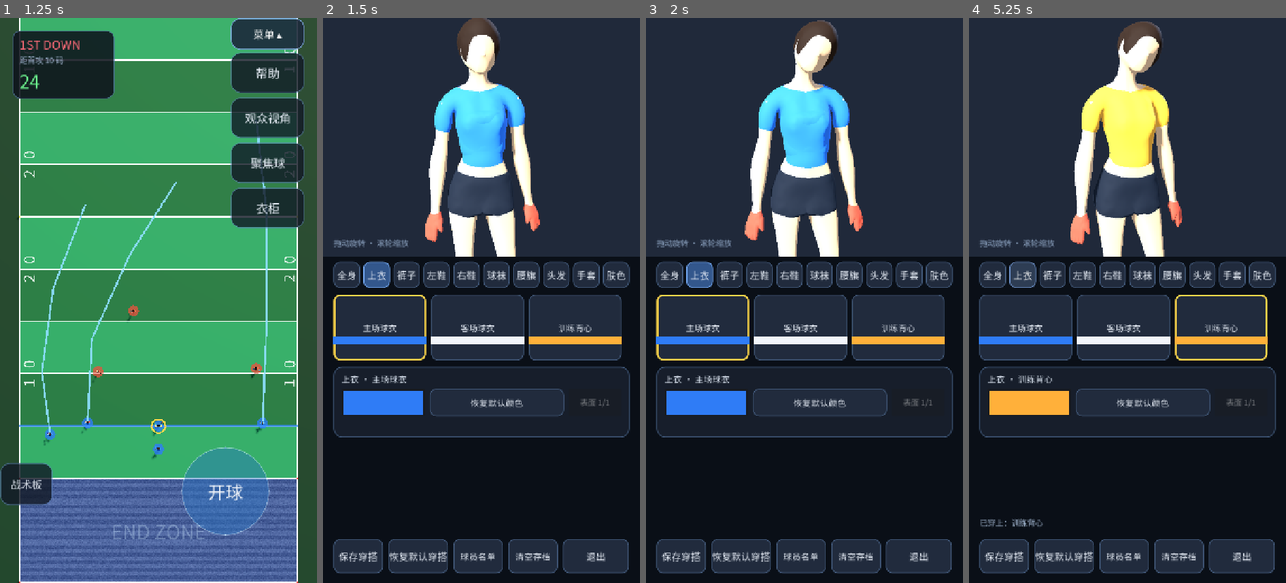
Above: before the commit, frames 1-4 (left to right).
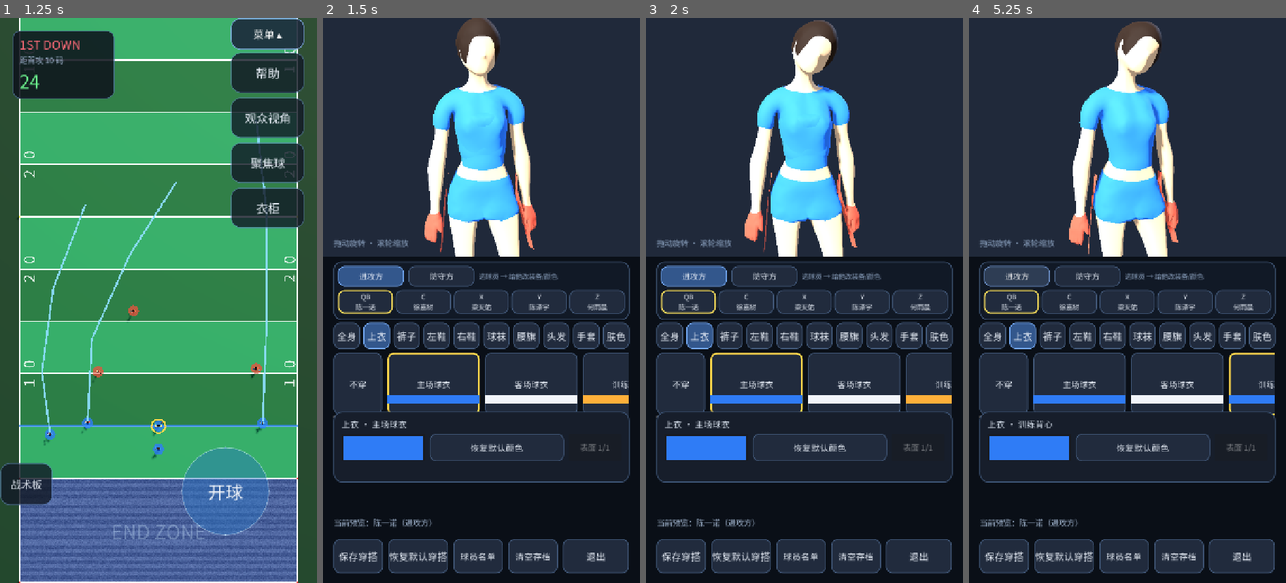
Above: after the commit, the same moments.

Repository: Fanda-81/FF-FlagFootball-Game
Game: Godot game, scene res://scenes/main.tscn
Same seed, same stepped clock (60 frames per second), same inputs: the game is played once before the commit and once after it.
Inputs (mouse positions are in pixels of both pictures, inside the frame that each line leads up to):
- Up to frame 1 (1.25 s): click "菜单 ▾" at 0.5 s
- Up to frame 2 (1.5 s): click "衣柜" at 1.25 s
- Up to frame 3 (2 s): no input
- Up to frame 4 (5.25 s): click "主场球衣" at 2 s; click (1003, 385) at 2.75 s, where only the run after the commit has a clickable "不穿"; click "客场球衣" at 3.5 s; click "训练背心" at 4.25 s; click (1016, 277) at 5 s, where only the run after the commit has a clickable "进攻方"

Frame 1 is identical in both runs. In frame 2, 19% of the frame differs, in the area x 3-97%, y 0-91%; in frame 3, 19%; in frame 4, 22%, in the area x 3-97%, y 0-90%.

Commit message:
Wardrobe: side/player selector, unequip per slot, team-wide body color

Diff:
--- a/scripts/outfit/customization_ui.gd
+++ b/scripts/outfit/customization_ui.gd
@@ -17,7 +17,7 @@
 
 signal closed
 
-const CHARACTER := preload("res://assets/models/characters/FFfemale.glb")
+const CHARACTER := preload("res://assets/models/characters/morra.glb")
 const TARGET_HEIGHT := 1.82
 const MARGIN := 24.0
 
@@ -42,11 +42,21 @@
 
 var _dragging := false
 var _roster_panel: PanelContainer
+## 当前预览的阵营与球员
+var _side := "offense"
+var _active_slot := "QB"
+## 每个球员各自的穿搭快照（切换球员时保存/恢复）
+var _per_player: Dictionary = {}
+var _player_buttons: Dictionary = {}
+var _side_buttons: Dictionary = {}
+var _player_row: HBoxContainer
 
 
 func _ready() -> void:
 	_build_preview()
 	_build_layout()
+	_build_squad_bar()
+	_select_side("offense")
 	_select_category("shirt")
 
 
@@ -189,7 +199,7 @@
 
 	# --- 分类 ---
 	var category_row := HBoxContainer.new()
-	category_row.position = Vector2(MARGIN, 552.0)
+	category_row.position = Vector2(MARGIN, 690.0)
 	category_row.size = Vector2(720.0 - MARGIN * 2.0, 60.0)
 	category_row.add_theme_constant_override("separation", 8)
 	add_child(category_row)
@@ -204,7 +214,7 @@
 
 	# --- 服装列表 ---
 	var scroll := ScrollContainer.new()
-	var scroll_position := Vector2(MARGIN, 626.0)
+	var scroll_position := Vector2(MARGIN, 758.0)
 	scroll.position = scroll_position
 	scroll.size = Vector2(720.0 - MARGIN * 2.0, 150.0)
 	scroll.horizontal_scroll_mode = ScrollContainer.SCROLL_MODE_AUTO
@@ -218,7 +228,7 @@
 
 	# --- 颜色 ---
 	var color_panel := PanelContainer.new()
-	color_panel.position = Vector2(MARGIN, 790.0)
+	color_panel.position = Vector2(MARGIN, 892.0)
 	color_panel.size = Vector2(720.0 - MARGIN * 2.0, 160.0)
 	var panel_style := StyleBoxFlat.new()
 	panel_style.bg_color = Color(0.09, 0.12, 0.17, 1.0)
@@ -418,6 +428,108 @@
 # 交互
 # =============================================================================
 
+
+# =============================================================================
+# 球队栏：进攻方 / 防守方 → 每个球员
+# =============================================================================
+
+const SIDE_SLOTS := {
+	"offense": ["QB", "C", "X", "Y", "Z"],
+	"defense": ["CB", "LB", "S"],
+}
+
+
+func _build_squad_bar() -> void:
+	var bar := PanelContainer.new()
+	bar.name = "SquadBar"
+	bar.position = Vector2(MARGIN, 552.0)
+	bar.size = Vector2(720.0 - MARGIN * 2.0, 132.0)
+	var style := StyleBoxFlat.new()
+	style.bg_color = Color(0.07, 0.10, 0.15, 0.96)
+	style.set_corner_radius_all(16)
+	style.set_border_width_all(2)
+	style.border_color = Color(0.26, 0.35, 0.48, 1.0)
+	style.set_content_margin_all(10)
+	bar.add_theme_stylebox_override("panel", style)
+	add_child(bar)
+
+	var column := VBoxContainer.new()
+	column.add_theme_constant_override("separation", 8)
+	bar.add_child(column)
+
+	var side_row := HBoxContainer.new()
+	side_row.add_theme_constant_override("separation", 10)
+	column.add_child(side_row)
+	for side in [["offense", "进攻方"], ["defense", "防守方"]]:
+		var button := _make_button(String(side[1]), 18)
+		button.custom_minimum_size = Vector2(150, 46)
+		button.pressed.connect(_select_side.bind(String(side[0])))
+		side_row.add_child(button)
+		_side_buttons[String(side[0])] = button
+
+	var note := _make_label("选球员 → 给他改装备/颜色", 15, Color("8fa6c4"))
+	side_row.add_child(note)
+
+	_player_row = HBoxContainer.new()
+	_player_row.add_theme_constant_override("separation", 6)
+	column.add_child(_player_row)
+
+
+func _select_side(side: String) -> void:
+	_side = side
+	for id in _side_buttons:
+		var button: Button = _side_buttons[id]
+		var active := String(id) == side
+		var style := (button.get_theme_stylebox("normal") as StyleBoxFlat).duplicate() as StyleBoxFlat
+		style.bg_color = Color(0.20, 0.34, 0.55, 1.0) if active else Color(0.13, 0.17, 0.24, 1.0)
+		style.border_color = Color(0.45, 0.66, 0.95, 1.0) if active else Color(0.26, 0.35, 0.48, 1.0)
+		button.add_theme_stylebox_override("normal", style)
+
+	for child in _player_row.get_children():
+		child.queue_free()
+	_player_buttons.clear()
+
+	var slots: Array = SIDE_SLOTS[side]
+	for slot in slots:
+		var button := _make_button("%s\n%s" % [String(slot), Roster.player_name(String(slot))], 15)
+		button.custom_minimum_size = Vector2(0, 54)
+		button.size_flags_horizontal = Control.SIZE_EXPAND_FILL
+		button.pressed.connect(_select_slot.bind(String(slot)))
+		_player_row.add_child(button)
+		_player_buttons[String(slot)] = button
+
+	if slots.size() > 0:
+		_select_slot(String(slots[0]))
+
+
+func _select_slot(slot: String) -> void:
+	# 保存上一个球员的穿搭
+	if _active_slot != "":
+		_per_player[_active_slot] = _manager.state()
+	_active_slot = slot
+
+	for id in _player_buttons:
+		var button: Button = _player_buttons[id]
+		var active := String(id) == slot
+		var style: StyleBoxFlat = (button.get_theme_stylebox("normal") as StyleBoxFlat).duplicate() as StyleBoxFlat
+		style.border_color = Color(0.95, 0.85, 0.35, 1.0) if active else Color(0.26, 0.35, 0.48, 1.0)
+		style.set_border_width_all(3 if active else 2)
+		button.add_theme_stylebox_override("normal", style)
+
+	# 恢复该球员的穿搭
+	if _per_player.has(slot):
+		_manager.restore(_per_player[slot])
+	else:
+		_manager.reset_outfit()
+	# 队伍色覆盖主体
+	var team_color := Roster.team_color(_side)
+	for category in ["shirt", "pants", "socks"]:
+		var item_id := _manager.equipped_id(category)
+		if item_id != "":
+			_manager.set_item_color(category, item_id, 0, team_color)
+	_refresh_items()
+	_status_label.text = "当前预览：%s（%s）" % [Roster.player_name(slot), "进攻方" if _side == "offense" else "防守方"]
+
 func _select_category(category: String) -> void:
 	_current_category = category
 	_apply_focus(category)
@@ -444,6 +556,16 @@
 		return
 
 	var equipped := _manager.equipped_id(_current_category)
+	var none_button := _make_button("不穿", 19)
+	none_button.custom_minimum_size = Vector2(110, 118)
+	none_button.pressed.connect(_select_item.bind(""))
+	if equipped == "":
+		var none_style := none_button.get_theme_stylebox("normal").duplicate() as StyleBoxFlat
+		none_style.border_color = Color(0.95, 0.85, 0.35, 1.0)
+		none_style.set_border_width_all(3)
+		none_button.add_theme_stylebox_override("normal", none_style)
+	_item_row.add_child(none_button)
+
 	for item in list:
 		var entry := item as OutfitItem
 		var button := _make_button(entry.display_name, 19)
@@ -473,7 +595,13 @@
 
 
 func _select_item(item_id: String) -> void:
-	# 点一下 = 穿上它（同分类只能有一件）
+	# 点一下 = 穿上它（同分类只能有一件）；item_id 为空 = 脱下
+	if item_id == "":
+		_manager.unequip(_current_category)
+		_clear_selection_ui()
+		_refresh_items()
+		_status_label.text = "已脱下%s" % OutfitCatalog.category_label(_current_category)
+		return
 	_manager.equip(_current_category, item_id)
 	_editor.select(_current_category, item_id, 0)
 	_status_label.text = "已穿上：%s" % _manager.item_by_id(_current_category, item_id).display_name
@@ -503,6 +631,18 @@
 
 func _on_picker_changed(color: Color) -> void:
 	_editor.apply_color(color)
+	# 主体颜色（球衣/球裤/球袜）改一次全队生效，以最后改的颜色为准
+	if _current_category in ["shirt", "pants", "socks"]:
+		Roster.set_team_color(_side, color)
+		Roster.save()
+		for category in ["shirt", "pants", "socks"]:
+			var item_id := _manager.equipped_id(category)
+			if item_id != "":
+				_manager.set_item_color(category, item_id, 0, color)
+		_status_label.text = "%s主体颜色已统一更新" % ("进攻方" if _side == "offense" else "防守方")
+	else:
+		Roster.set_player_tint(_active_slot, color)
+		Roster.save()
 	_refresh_swatches()
 
 
Binary file added: docs/customization-squad.png
Not shown, added: docs/customization-squad.png.import
Not shown, changed: build/web/index.pck
